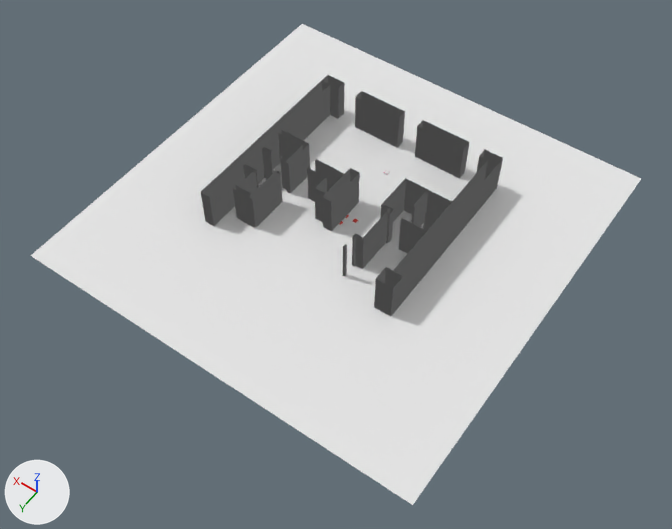
What one commit did to the Blender file asset-sources/room.blend.
The view is the same before and after, from a 50 mm lens placed at (-31.8, 46.1, 64.4), pointed at (-1.8, 4.2, -1.5). The lights are fixed; the arrows at lower left show +X, +Y and +Z.

In view in the first picture: 'Floor', 'Floorplan'.
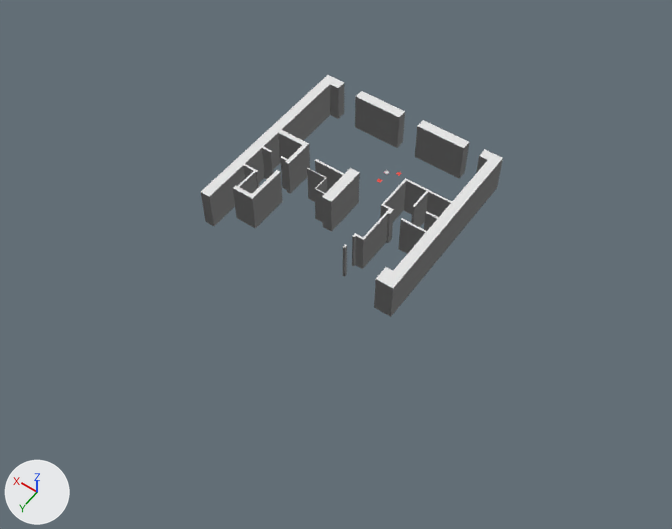
Pixel boxes (x1, y1, x2, y2) of what changed, in the pictures (672 x 529 px):
```json
{"object": "Floor", "change": "deleted", "before": [31, 24, 641, 505]}
{"part": 1, "of": "me_plane_004", "change": "added", "after": [201, 75, 503, 288]}
```

Edits to the scene script, one JSON object a line:
```json
{"block": "me_plane_004", "where": "# used by ob_floorplan; location = (-9.0, -1.0, 0.0)"}
{"op": "remove", "block": "me_plane_004", "code": "me_plane_004.from_pydata(...)  # 752 vertices, 880 faces; spans x -0.5..19.0, y -10.0..9.0, z 0.0..4.0"}
{"op": "remove", "block": "me_plane_004", "code": "me_plane_004.materials.append(mat_wall)  # white #e7e7e7"}
{"op": "add", "block": "me_plane_004", "code": "me_plane_004.from_pydata(...)  # 752 vertices, 911 faces; spans x -0.5..19.0, y -10.0..9.0, z 0.0..4.0"}
{"block": "me_plane_004", "change": "me_plane_004 part 1"}
{"block": "me_plane_004", "change": "31 new faces join them"}
{"op": "add", "block": "me_plane_004", "code": "me_plane_004.materials.append(mat_floor)  # white #e7e7e7"}
{"op": "remove", "block": "ob_floor", "code": ["ob_floor = bpy.data.objects.new('Floor', me_plane_003)", "ob_floor.location = (0.0, 0.0, 0.0)", "ob_floor.scale = (20.0, 20.0, 20.0)"]}
```
